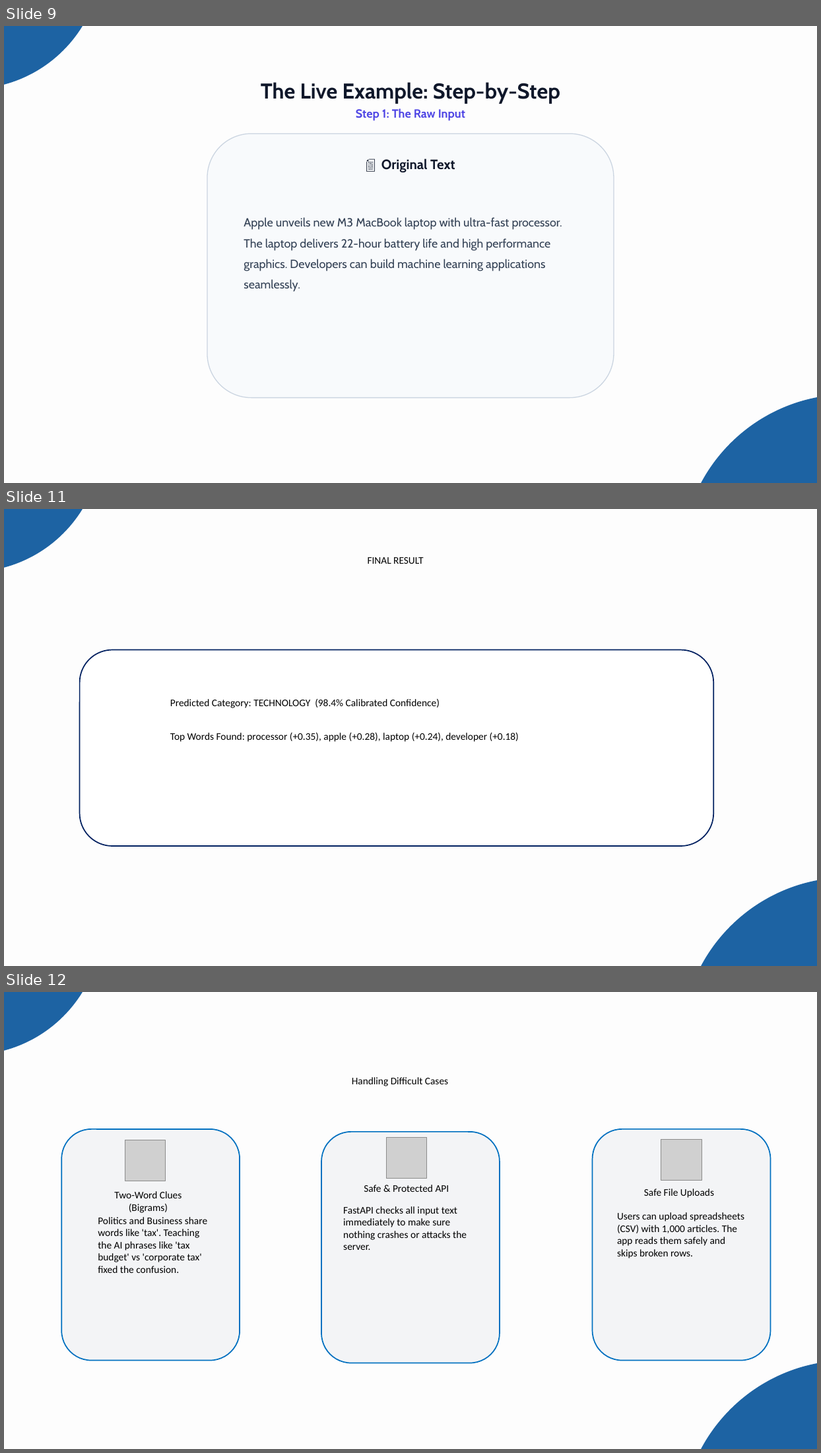
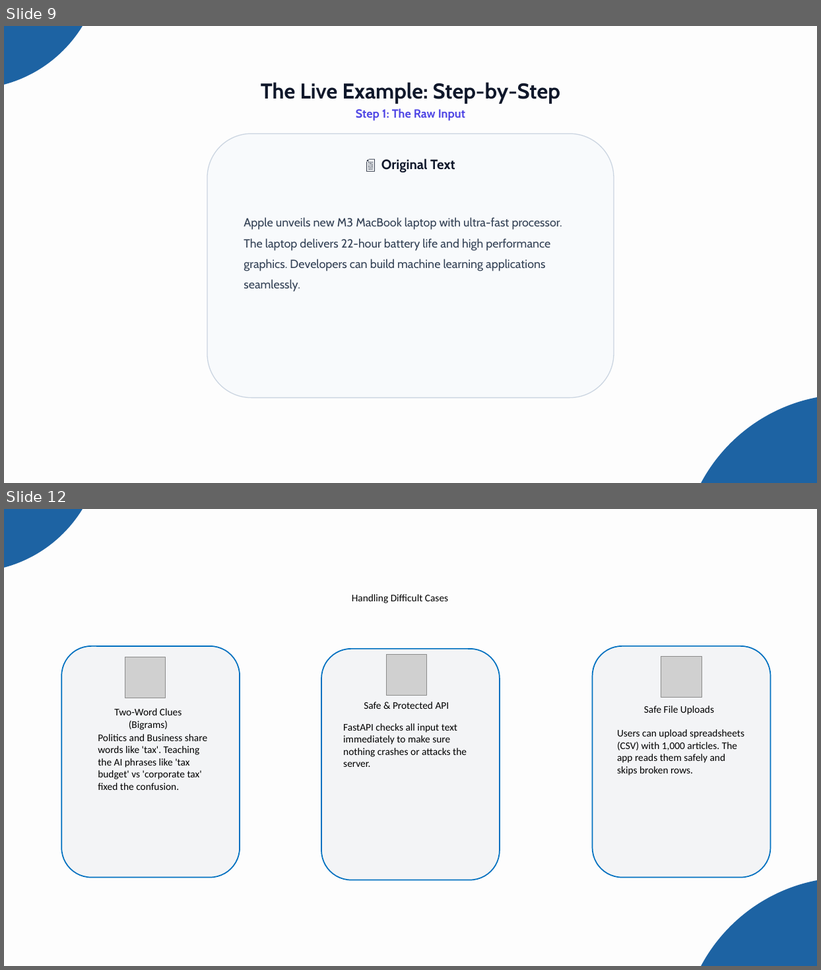
Before and after one commit to Abhijeet0848/NewsLens, a slide deck: docs/NewsScope_Presentation_CruxTemplate.pptx. Shown one above the other, each under a label of ours: slides 9, 11 and 12 before the commit, slides 9 and 12 after it; the slides between them are not shown. The pictures are 821x1453 and 821x970 pixels, drawn with LibreOffice and Linux fonts; fonts in the diff are those of the drawing; grey boxes stand for pictures. Boxes give left, top, right and bottom in pixels: in the first picture for what was removed or moved away, otherwise in the second. Text is boxed around its words. In the diff, an @@ line names an element or a change of style, - is before the commit and + after.

Commit message:
presentation: update Slides 10 & 11 with NLP preprocessing, TF-IDF weights, multi-model consensus, and production UI screenshot

```diff
--- a/docs/NewsScope_Presentation_CruxTemplate.pptx
+++ b/docs/NewsScope_Presentation_CruxTemplate.pptx
@@ slide 11 removed at bbox=[4, 509, 817, 966], background #FDFDFD @@
@@ freeform shape removed at bbox=[4, 509, 102, 572] @@
@@ text removed at bbox=[368, 557, 423, 564] @@
-FINAL RESULT
@@ rounded rectangle removed at bbox=[80, 650, 714, 846] @@
@@ text removed at bbox=[170, 699, 519, 742] @@
-Predicted Category: TECHNOLOGY (98.4% Calibrated Confidence)
-Top Words Found: processor (+0.35), apple (+0.28), laptop (+0.24), developer (+0.18)
@@ freeform shape removed at bbox=[681, 878, 817, 966] @@
```
Also in this commit, not shown: 1 slide changed, 1 slide added, 4 other files.
